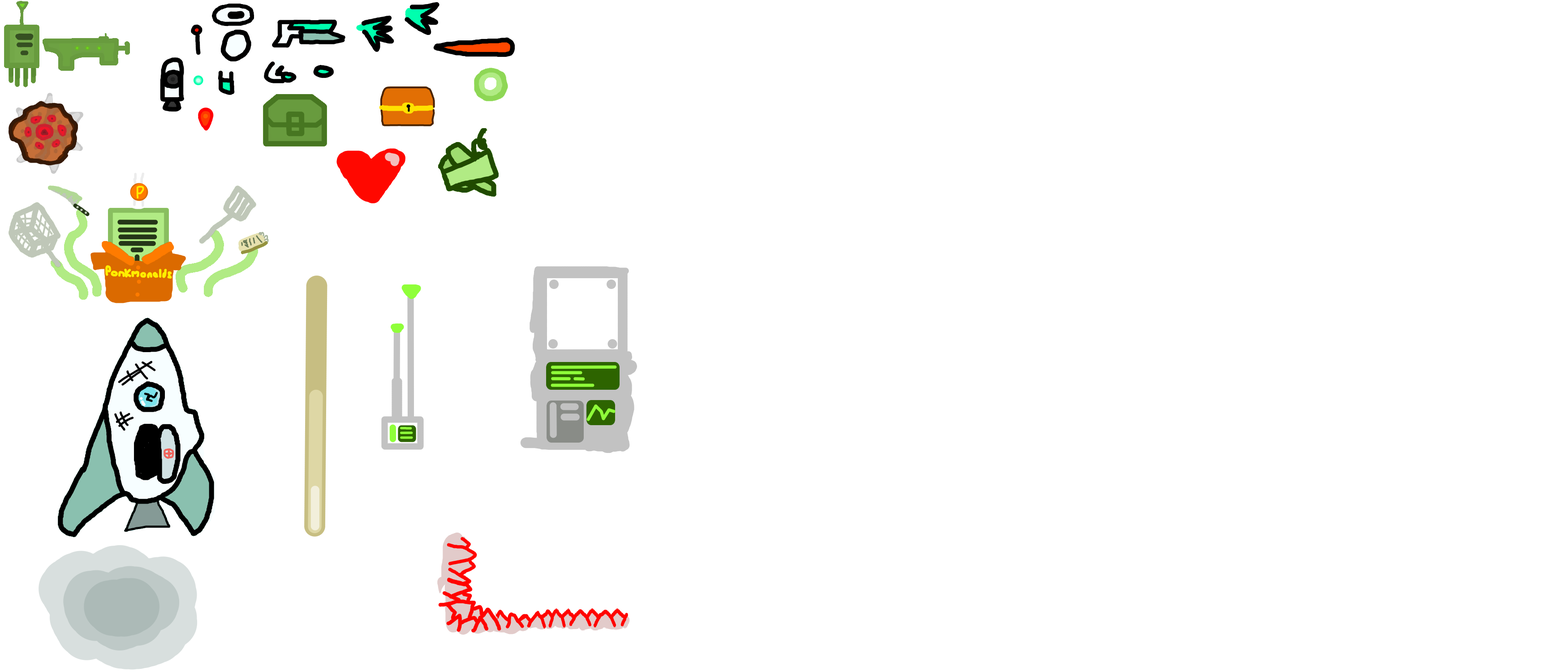
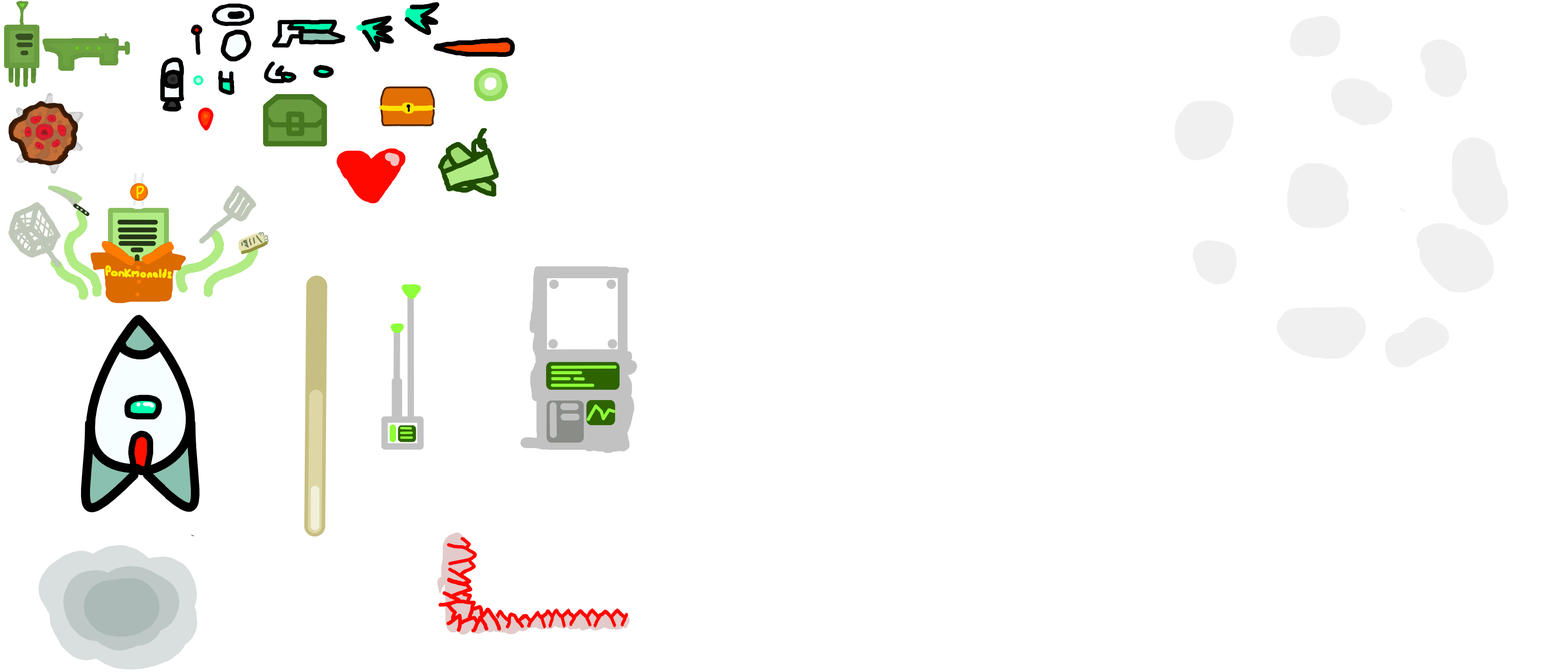
Layered file, before and after one edit (1568 x 672). Changes by layer:
renamed "Layer 4" to "Layer 1", painted on it over [57, 15, 1509, 538]
removed layer "Layer 5" over [57, 15, 1509, 538]
